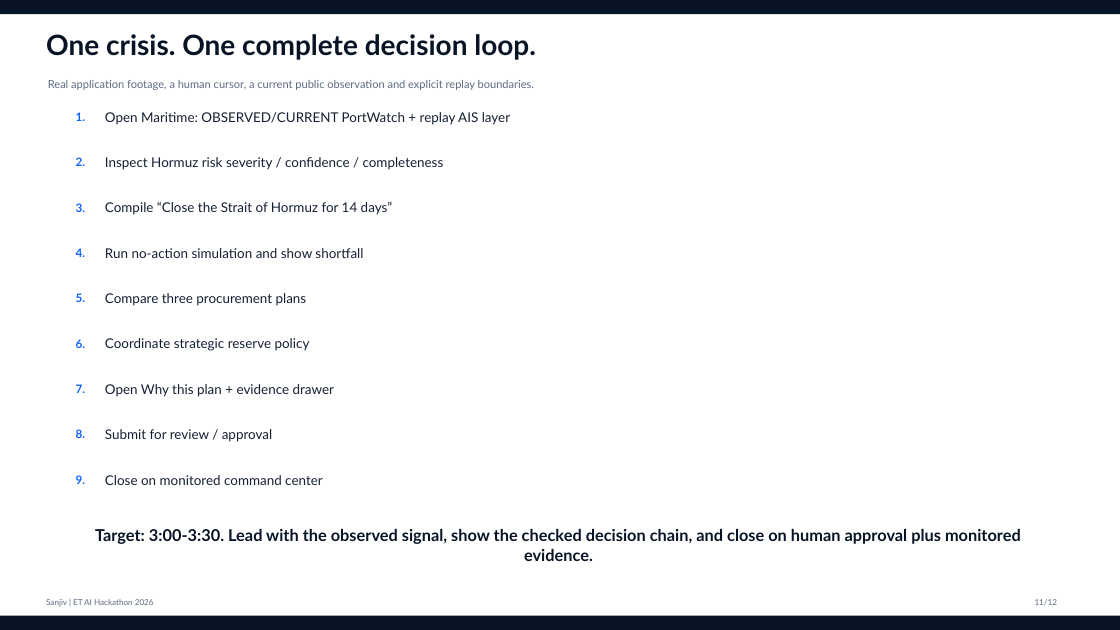
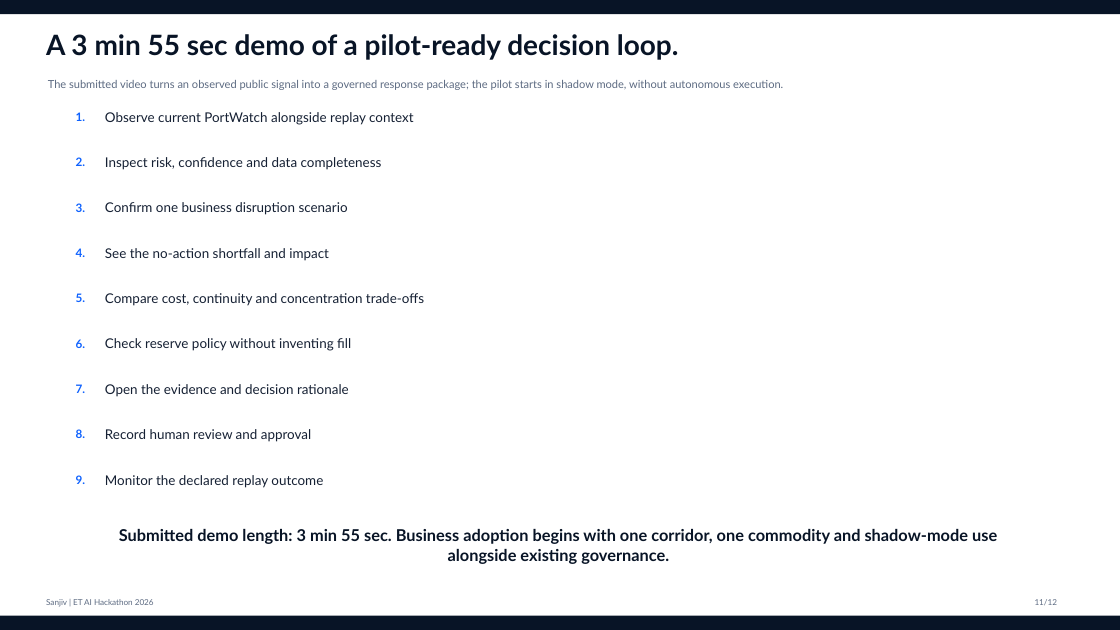
Before and after one commit to vivekyarra/Sanjiv, a slide deck: slide 11 of submission/Sanjiv_ET_AI_Hackathon_Pitch_Deck_Final.pptx. Drawn at 1120x630 pixels with LibreOffice and Linux fonts; fonts in the diff are those of the drawing. Boxes give left, top, right and bottom in pixels: in the first picture for what was removed or moved away, otherwise in the second. Text is boxed around its words. In the diff, an @@ line names an element or a change of style, - is before the commit and + after.

Commit message:
docs: align submission with demo and business case

```diff
--- a/submission/Sanjiv_ET_AI_Hackathon_Pitch_Deck_Final.pptx
+++ b/submission/Sanjiv_ET_AI_Hackathon_Pitch_Deck_Final.pptx
@@ text at (46,34,679,60): text changed @@
-One crisis. One complete decision loop.
+A 3 min 55 sec demo of a pilot-ready decision loop.
@@ text at (48,80,783,90): text changed @@
-Real application footage, a human cursor, a current public observation and explicit replay boundaries.
+The submitted video turns an observed public signal into a governed response package; the pilot starts in shadow mode, without autonomous execution.
@@ text at (105,112,414,125): text changed @@
-Open Maritime: OBSERVED/CURRENT PortWatch + replay AIS layer
+Observe current PortWatch alongside replay context
@@ text at (105,157,382,170): text changed @@
-Inspect Hormuz risk severity / confidence / completeness
+Inspect risk, confidence and data completeness
@@ text at (105,202,348,215): text changed @@
-Compile “Close the Strait of Hormuz for 14 days”
+Confirm one business disruption scenario
@@ text at (105,248,329,261): text changed @@
-Run no-action simulation and show shortfall
+See the no-action shortfall and impact
@@ text at (105,293,424,306): text changed @@
-Compare three procurement plans
+Compare cost, continuity and concentration trade-offs
@@ text at (105,338,351,351): text changed @@
-Coordinate strategic reserve policy
+Check reserve policy without inventing fill
@@ text at (105,384,349,397): text changed @@
-Open Why this plan + evidence drawer
+Open the evidence and decision rationale
@@ text at (105,429,311,442): text changed @@
-Submit for review / approval
+Record human review and approval
@@ text at (105,475,323,488): text changed @@
-Close on monitored command center
+Monitor the declared replay outcome
@@ text at (119,529,997,564): text changed @@
-Target: 3:00-3:30. Lead with the observed signal, show the checked decision chain, and close on human approval plus monitored evidence.
+Submitted demo length: 3 min 55 sec. Business adoption begins with one corridor, one commodity and shadow-mode use alongside existing governance.
```
Also in this commit, not shown: 3 other slides changed, 5 other files.
